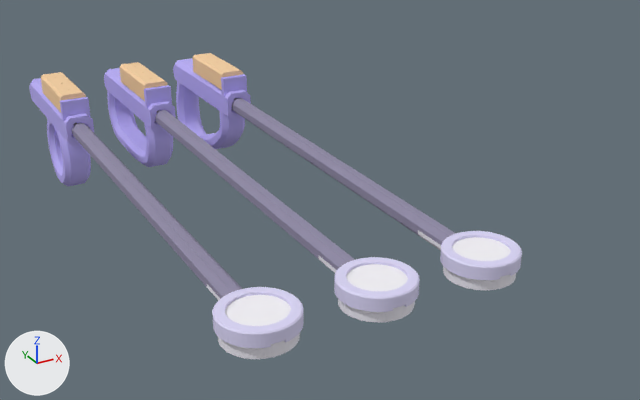
An edit to the glTF model magic-wand/hardware/printed-loop-wand/exports/assembly.glb, drawn before and after from the same camera.
The view is the same before and after, from a 50 mm camera at (-0.158, -0.829, 0.237) aimed at (0.144, -0.279, -0.038). The lights are fixed; the arrows at lower left show +X, +Y and +Z. The older version comes first.

Objects in the first picture: 'angled/handle-angled', 'angled/shaft-lower', 'angled/shaft-upper', 'angled/tip-cap', 'oval/handle-oval', 'oval/shaft-upper', 'oval/tip-cap', 'round/handle-round', 'round/puck-case-reference', 'round/shaft-lower', 'round/shaft-upper', 'round/tip-cap' and 9 more.
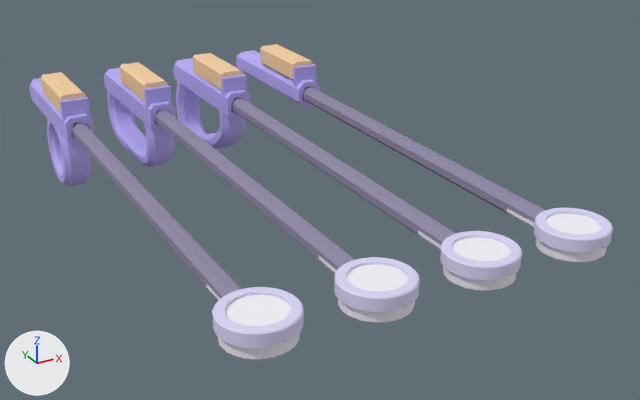
Edits to the bpy script that builds the scene:
```text
Add mat_handle_straight:
    mat_handle_straight = principled_material('handle-straight')
    mat_handle_straight.base_color = (0.486, 0.424, 0.941)  # blue #b9aef8
    mat_handle_straight.roughness = 0.7
Add me_handle_straight:
    me_handle_straight.from_pydata(...)  # 1481 vertices, 2962 faces; spans x -0.011..0.012, y -0.14..0.0, z -0.012..0.024
    me_handle_straight.materials.append(mat_handle_straight)  # blue #b9aef8
Add ob_straight_puck_case_reference:
    ob_straight_puck_case_reference = bpy.data.objects.new('straight/puck-case-reference', me_puck_case_reference)
    ob_straight_puck_case_reference.location = (0.21, 0.0, 0.0)
Add ob_straight_tip_cap:
    ob_straight_tip_cap = bpy.data.objects.new('straight/tip-cap', me_tip_cap)
    ob_straight_tip_cap.location = (0.21, 0.0, 0.0)
Add ob_straight_tip_cradle:
    ob_straight_tip_cradle = bpy.data.objects.new('straight/tip-cradle', me_tip_cradle)
    ob_straight_tip_cradle.location = (0.21, 0.0, 0.0)
Add ob_straight_shaft_upper:
    ob_straight_shaft_upper = bpy.data.objects.new('straight/shaft-upper', me_shaft_upper)
    ob_straight_shaft_upper.location = (0.21, 0.0, 0.0)
Add ob_straight_shaft_lower:
    ob_straight_shaft_lower = bpy.data.objects.new('straight/shaft-lower', me_shaft_lower)
    ob_straight_shaft_lower.location = (0.21, 0.0, 0.0)
Add ob_straight_button_pod_pilot:
    ob_straight_button_pod_pilot = bpy.data.objects.new('straight/button-pod-pilot', me_button_pod_pilot)
    ob_straight_button_pod_pilot.location = (0.21, 0.0, 0.0)
Add ob_straight_handle_straight:
    ob_straight_handle_straight = bpy.data.objects.new('straight/handle-straight', me_handle_straight)
    ob_straight_handle_straight.location = (0.21, 0.0, 0.0)
```

Pixel boxes [x1, y1, x2, y2] of what changed, in the pictures (640 x 400 px):
'straight/shaft-upper', added
    after: [381, 129, 545, 223]
'straight/tip-cap', added (pale blue)
    after: [534, 208, 613, 252]
'straight/handle-straight', added (blue)
    after: [236, 50, 321, 107]
'straight/shaft-lower', added
    after: [302, 87, 409, 159]
'straight/button-pod-pilot', added (beige)
    after: [260, 44, 313, 79]
'straight/puck-case-reference', added
    after: [546, 214, 602, 234]
'straight/tip-cradle', added
    after: [506, 208, 606, 262]
